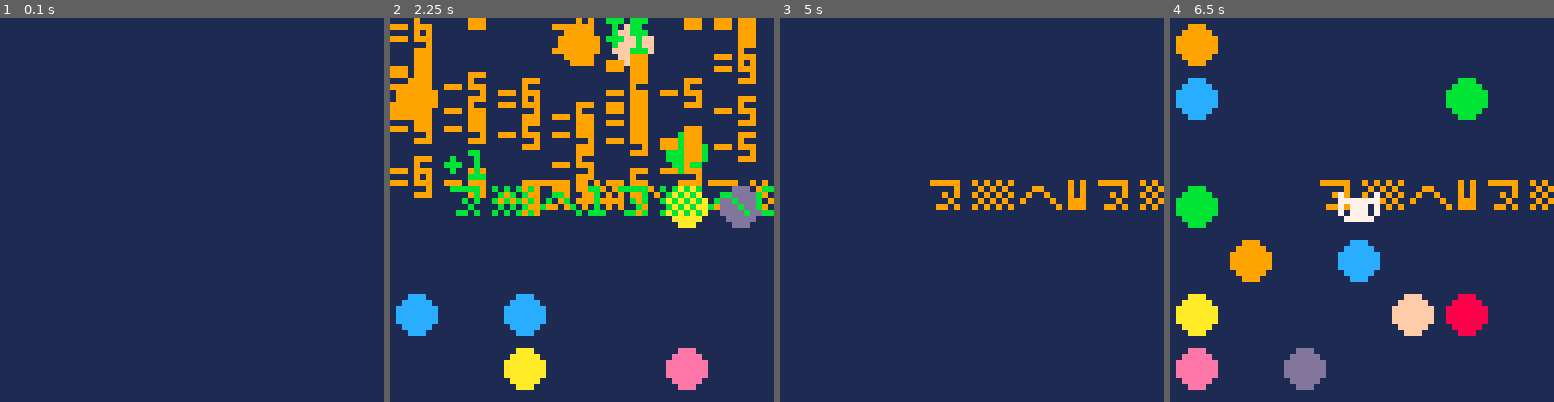
Above: before the commit, frames 1-4 (left to right).
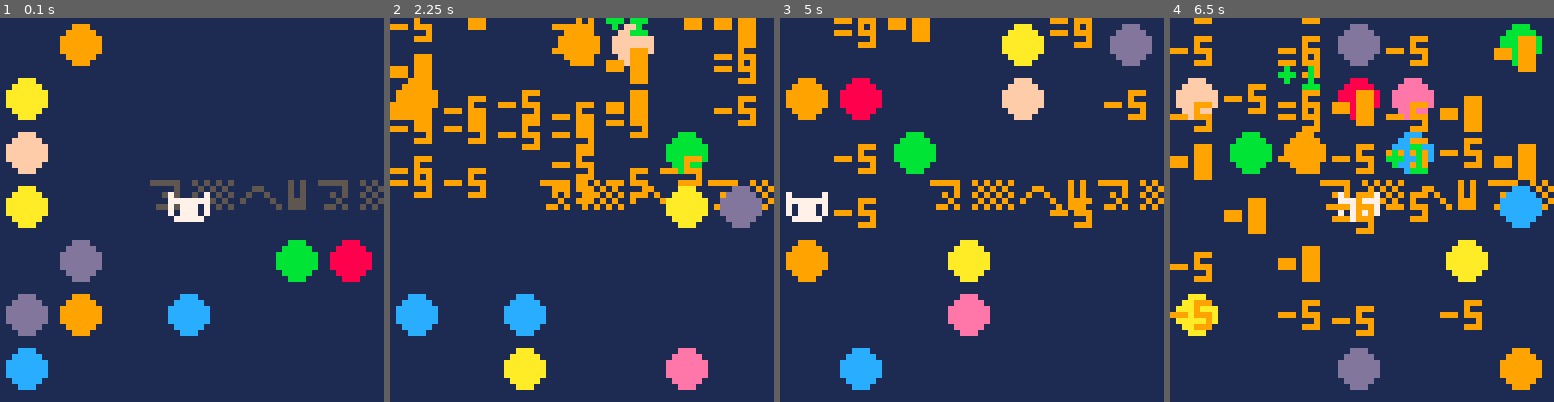
Above: after the commit, the same moments.

Repository: pancelor/bubble-cat
Game: PICO-8 cartridge min.p8
The game is run twice, just before and just after one commit, with the same random seed, the same clock (stepped at 60 frames per second) and the same inputs.
Inputs:
- Up to frame 1 (0.1 s): no input
- Up to frame 2 (2.25 s): tap O (Z key) at 0.33, 0.7, 1.43, 2.22 s; tap X (X key) at 1.07, 2.07 s; hold Left from 1.97 s (still down)
- Up to frame 3 (5 s): release Left at 2.37 s; tap X (X key) every 0.33 s from 2.4 to 4.73 s; hold Down 2.42-2.82 s; hold Right 2.87-3.53 s; tap O (Z key) at 3.1, 3.98, 4.87 s; hold Up 3.58-4.08 s; hold Right 4.13-4.53 s; hold Down from 4.58 s (still down)
- Up to frame 4 (6.5 s): tap X (X key) every 0.33 s from 5.07 to 6.4 s; release Down at 5.08 s; hold Left 5.13-5.8 s; tap O (Z key) at 5.75 s; hold Up 5.85-6.18 s; hold Left from 6.23 s (still down)

The runs differ from the first frame. In frame 1, 12% of the frame differs, in the area x 1-100%, y 1-97%; in frame 2, 5.6%; in frame 3, 12%; in frame 4, 27%, in the area x 0-97%, y 0-97%.

Commit message:
shorter queued input; 622

Diff:
--- a/min.lua
+++ b/min.lua
@@ -7,7 +7,7 @@
 if(sz~=sc)sc+=d d+=6
 rf(32,32,64-t(),1)oy=py?"⁶w⁶t"..sc,24,27,4+d
 if(b>0)fcn=b*.5938&.75
-if(fcn and not fc)fc,fcn=fcn
+if(not fc)fc,fcn=fcn
 if(fc)px+=cos(fc)py+=sin(fc)
 ty=abs(px-3)>3or abs(py-3)>3?"🐱",px*9+1,py*9+2,7
 for i=bln,2,-2do
